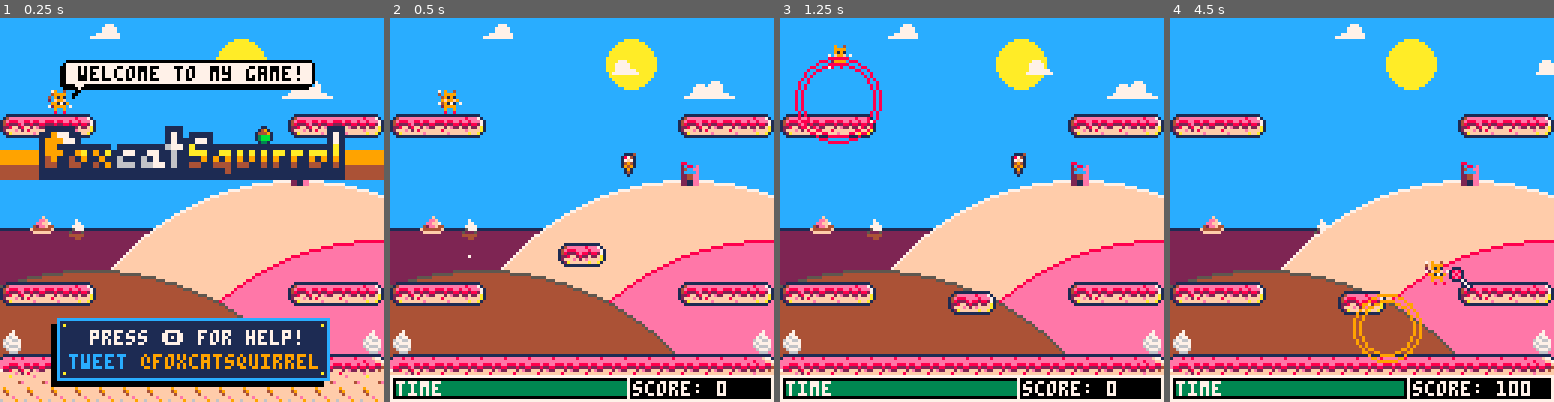
Above: before the commit, frames 1-4 (left to right).
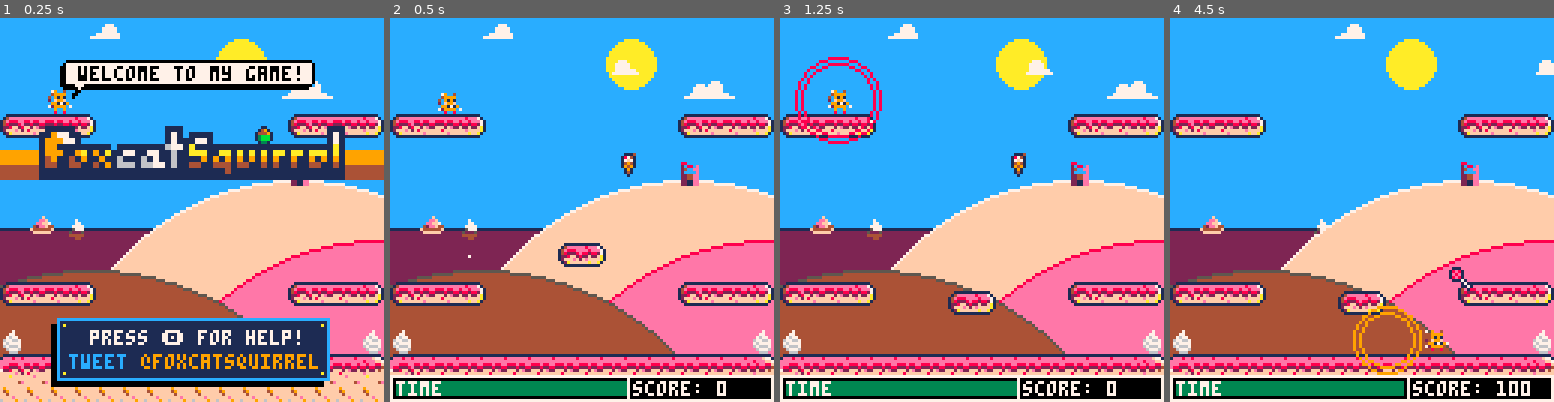
Above: after the commit, the same moments.

Repository: daddynewts/foxcatsquirrel
Game: PICO-8 cartridge foxcatsquirrel.p8
Two runs of this game, one before a commit and one after it. Both use one fixed random seed, a clock stepped at 60 frames per second and the inputs below.
Inputs:
- Up to frame 1 (0.25 s): no input
- Up to frame 2 (0.5 s): tap X (X key) at 0.33 s
- Up to frame 3 (1.25 s): tap O (Z key) at 0.7 s; tap X (X key) at 1.07 s
- Up to frame 4 (4.5 s): hold Right 1.6-2.1 s; tap O (Z key) every 0.4 s from 1.7 to 4.1 s; tap X (X key) at 1.85, 2.97, 4.08 s; hold Right 2.47-3.03 s; hold Left 3.08-3.58 s; hold Down 3.63-3.97 s; hold Right from 4.02 s (still down)

Frame 1 is identical in both runs. In frame 2, 0.2% of the frame differs, in the area x 12-19%, y 18-25%; in frame 3, 0.4%; in frame 4, 1.6%, in the area x 47-73%, y 63-93%.

Commit message:
Variable jumps work!

Diff:
--- a/foxcatsquirrel.p8
+++ b/foxcatsquirrel.p8
@@ -102,13 +102,17 @@
   max_dx=3.4,	-- default 3
   max_dy=3, -- default 3 or 4.5
   acc=0.2, -- was 0.5, now .2
-  boost=3.8, -- was 4, now 3.8
+  boost=0,--3.8, -- was 4, now 3.8
+  minboost=1,
+  maxboost=3.8,
   anim=0,
+  holding=false,
   running=false,
   jumping=false,
   falling=false,
   sliding=false,
   landed=false,
+  waslanded=0,
   gliding=false,
   dead=false,
   }
@@ -223,8 +227,11 @@
 end
 
 function test_ui()
- --print("dx: "..player.dx,cam_x+1,9,7)
- --print("hplatform.x: "..hplatform.x,cam_x+1,17,7)
+ print("was landed: "..player.waslanded,cam_x+1,1,7)
+ print("boost: "..player.boost,cam_x+1,9,7)
+ print("dy: "..player.dy,cam_x+1,17,7)
+
+
  --food hitbox
 -- if #skulls>=1 then
 --   print("flip: "..skull_flp,0,0,1)
@@ -475,16 +482,46 @@
   and not btn(➡️)
  then friction=0.7
   end
+
  --jump
- if btnp(❎)
- and player.landed
- and not player.jumping
- and not btn(⬇️)
+ if btn(❎)
+  and not player.gliding
+  and not player.falling
+  and not btn(⬇️)
+--  and player.dy>=-2
  then
-    player.dy-=player.boost
-    player.landed=false
-    sfx(jump_sfx,0)
-  end
+  player.holding=true
+ else
+  player.holding=false
+  player.boost=0
+ end
+
+ if player.holding
+ then
+  player.boost+=.5
+  player.sp=48
+ end
+
+ if player.boost>=player.maxboost
+  then
+   player.boost=0--player.maxboost
+   --player.holding=false
+ end
+
+ if player.boost>=2 and
+  player.waslanded>=-1.5
+   then
+   player.dy-=player.boost
+   player.landed=false
+   sfx(jump_sfx,0)
+   player.waslanded-=1
+ end
+
+ if player.landed
+ and not btn(❎)
+ then
+  player.boost=0
+ end
 
  -- gliding
  if btn(❎)
@@ -494,6 +531,7 @@
       player.jumping=false
       player.dy/=1.3
       glidetime+=0.2
+      player.boost=0
  else if player.falling
   then player.gliding=false
       glidetime=0
@@ -527,6 +565,7 @@
 
    if collide_map(player,"down",0) then
      player.landed=true
+     player.waslanded=0
      player.falling=false
      player.gliding=false
      player.dy=0
@@ -681,7 +720,7 @@
 
 function draw_ui()
 
- test_ui()
+ --test_ui()
 
  -- smaller time background
  rectfill(1+(cam_x),119,79+(cam_x),126,0)
@@ -2194,14 +2233,14 @@
 019917191017491711710000414441441441441441449f91000003b04999994444444999b00b000000d667d000bbb3b000000a00000009000000040000000000
 172999917101299991100000441444140144144144144941000003b04499444444444449000b00000d67666d0000bbb00000a7a000009a900000424000000000
 01191191100019119100000011111111001111111111111000003b004444444444444444000b00000555555d000000b000000a00000009000000040000000000
-00181181000018118100000000000000000000000000000011113b110000000000000000000000000000000300a0a00000000000001871000000000000000000
-0001001000000100100000000000000028888888000000009993b999000000000000000000000000000bbb3000aaa00000000000018887100111111111111110
-000000000000000000000000000000002888888800000000493b494400000000000000000000000000b3b3b00aa9aa0000000000018888100658888888888560
-000000000000000000000000000000002222222228888888443b444400000000000000000000000000bb3bb000a9a0000000b000002881000612228888222160
-0000000000000000000000000000000000dd550028888888443b44440066550000000000000000000bb3b3b00bb3bb0000bbbbb0000271000611112222111160
-000000000000000000000000000000000055dd0022222222413b41440228888000000000000000000b3bbb00b00b00b00bbbbbbb000171000600001111000060
-0000000000000000000000000000000000dd550000dd55004413b4140288888000000000000000000bbb0000000b0000bbbbbb4b000171000600000000000060
-000000000000000000000000000000000055dd000055dd0011113bb10288888000000000000000000b000000000b0000bb4bb4bb001710000d000000000000d0
+00000000000018118100000000000000000000000000000011113b110000000000000000000000000000000300a0a00000000000001871000000000000000000
+0790040000000100100000000000000028888888000000009993b999000000000000000000000000000bbb3000aaa00000000000018887100111111111111110
+049999000000000000000000000000002888888800000000493b494400000000000000000000000000b3b3b00aa9aa0000000000018888100658888888888560
+409191000000000000000000000000002222222228888888443b444400000000000000000000000000bb3bb000a9a0000000b000002881000612228888222160
+20f99f0000000000000000000000000000dd550028888888443b44440066550000000000000000000bb3b3b00bb3bb0000bbbbb0000271000611112222111160
+099171900000000000000000000000000055dd0022222222413b41440228888000000000000000000b3bbb00b00b00b00bbbbbbb000171000600001111000060
+7299990700000000000000000000000000dd550000dd55004413b4140288888000000000000000000bbb0000000b0000bbbbbb4b000171000600000000000060
+008008000000000000000000000000000055dd000055dd0011113bb10288888000000000000000000b000000000b0000bb4bb4bb001710000d000000000000d0
 11111111111111111111111188887777888877770099aa00000000000000000000111111111111111111110000111111001000001000070000700c0000000c00
 1dddddd1ddddddd1ddddddd18888777788887777091dc7a00000000000000000014eeeeeeeeeeeeee8eee710012eeefe00000000007000000c000000c0700000
 1d555551d5555551d5555551888877778888777709d17ca0000000000000000014e888ee88e88ee8ee8eee7112eeeeee00000700000000700000000700000007
@@ -2429,7 +2468,7 @@
 
 
 __gff__
-0000000000000000000000002323000003030303000000000300000000000000010100010101000707000000000000000303000012930140400000000000101083838300000000000101010300000000010100002323000023000000000000000303030301000000200000000303030000000302010101000000000000130000
+0000000000000000000000002323000003030303000000000300000000000000010100010101000707000000000000000003000012930140400000000000101083838300000000000101010300000000010100002323000023000000000000000303030301000000200000000303030000000302010101000000000000130000
 0000000000000000000000000000000000000000000000000000000000000000000000000000000000000000000000000000000000000000000000000000000000000000000001010100010101000000030303000100000300000100000000000003000003000083830000000000000003030300000000000000000000000000
 __map__
 0000000000000000000000000000000000000026000000002600003a00002600000000000000000000000000000040414200004300530000000053004300004000000000000000000000000000000000d70000000000000000000000000000000000000000000000000000000000000000000000000000000000000000000000
